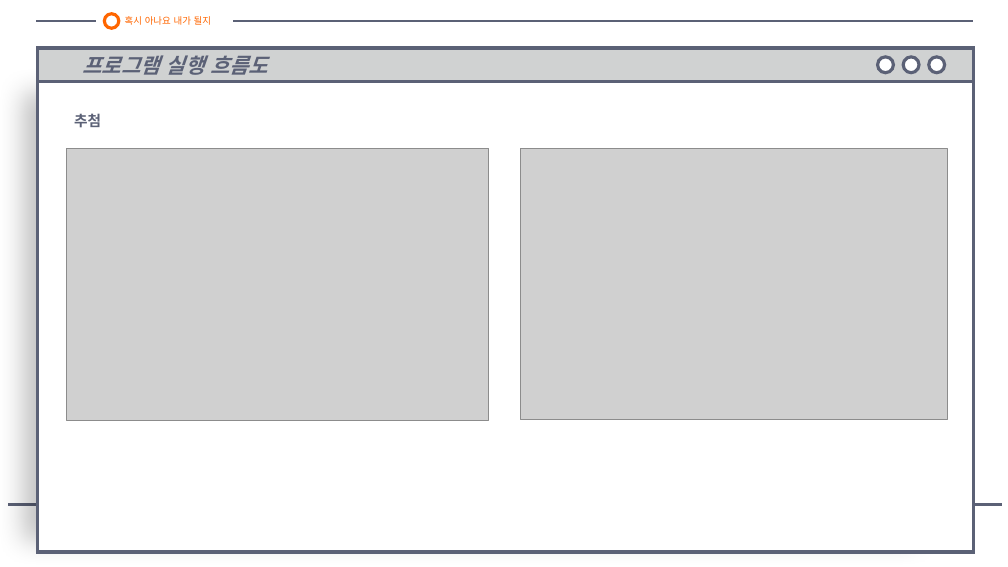
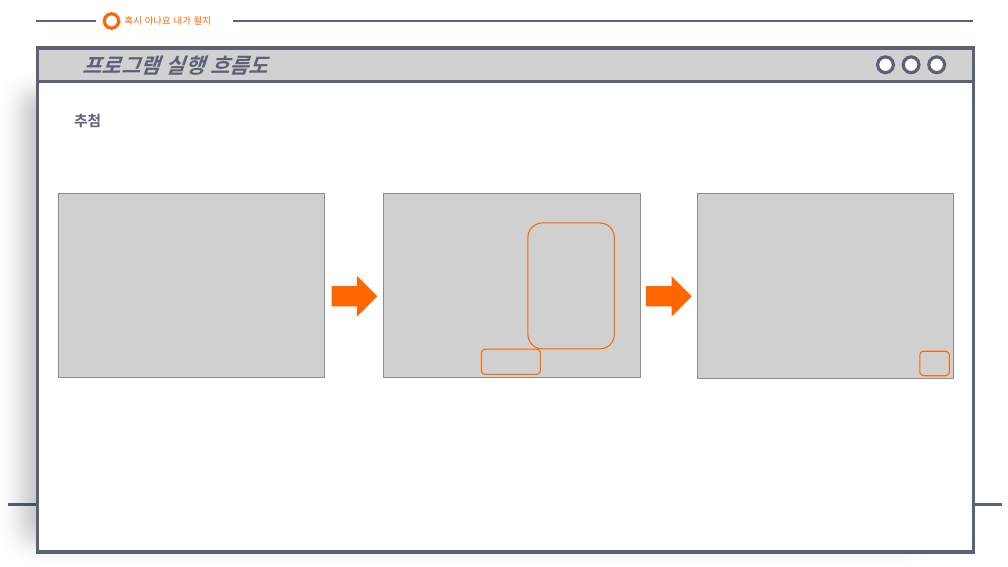
Before and after one commit to galaxy-light/201126-210604, a slide deck: slide 13 of 210409/로또 번호 추첨기 - 양화영.pptx. Drawn at 1008x567 pixels with LibreOffice and Linux fonts; fonts in the diff are those of the drawing; grey boxes stand for pictures. Boxes give left, top, right and bottom in pixels: in the first picture for what was removed or moved away, otherwise in the second. Text is boxed around its words. In the diff, an @@ line names an element or a change of style, - is before the commit and + after.

```diff
--- a/210409/로또 번호 추첨기 - 양화영.pptx
+++ b/210409/로또 번호 추첨기 - 양화영.pptx
@@ picture: place and size @@
-picture at (67,148,489,420)
+picture at (58,194,325,378)
@@ picture: place and size @@
-picture at (520,148,947,420)
+picture at (384,194,640,378)
@@ picture added at (697,194,954,378) @@
@@ rounded rectangle added at (528,223,614,349), outline #FF6600 1 pt @@
@@ right arrow added at (332,276,378,316), fill #FF6600 @@
@@ right arrow added at (646,276,692,316), fill #FF6600 @@
@@ rounded rectangle added at (482,349,541,374), outline #FF6600 1 pt @@
@@ rounded rectangle added at (920,352,950,376), outline #FF6600 1 pt @@
```
Also in this commit, not shown: 10 other slides changed.
